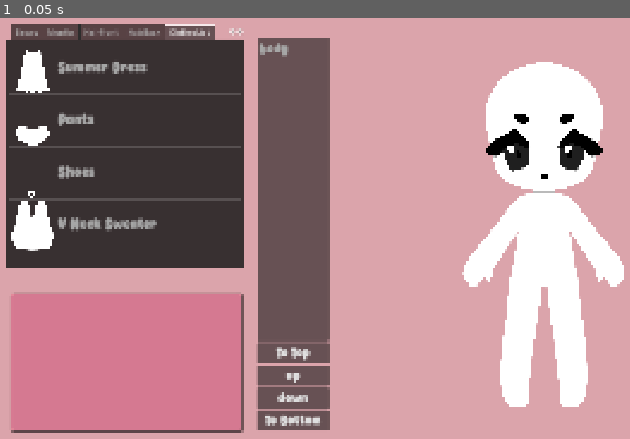
Above: before the commit, frame 1.
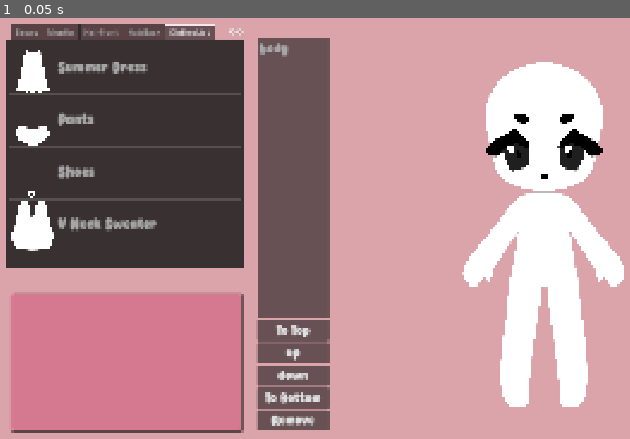
Above: after the commit, the same moment.

Repository: DayaanS/dress-up
Game: Godot game, scene res://scenes/customization.tscn
Two runs of this game, one before a commit and one after it. Both use one fixed random seed, a clock stepped at 60 frames per second and the inputs below.
Inputs:
- Up to frame 1 (0.05 s): no input

The runs differ from the first frame. In frame 1, 0.6% of the frame differs, in the area x 40-53%, y 71-97%.

Commit message:
feat: add button for removing selected layer

Diff:
--- a/scenes/customization.tscn
+++ b/scenes/customization.tscn
@@ -97,13 +97,14 @@
 offset_right = -1191.0
 offset_bottom = -52.0
 
-[node name="Layers" parent="UI" unique_id=136292836 node_paths=PackedStringArray("items_parent_node", "item_color_selection") instance=ExtResource("5_pb2oy")]
+[node name="Layers" parent="UI" unique_id=136292836 node_paths=PackedStringArray("items_parent_node", "item_color_selection", "item_selection") instance=ExtResource("5_pb2oy")]
 offset_left = 768.0
 offset_top = 86.0
 offset_right = -979.0
 offset_bottom = -50.0
 items_parent_node = NodePath("../../Outfit")
 item_color_selection = NodePath("../ItemColorSelection")
+item_selection = NodePath("../ItemSelection")
 
 [node name="Outfit" type="Node2D" parent="." unique_id=834148082]
 position = Vector2(1457, 572)
--- a/scenes/layers_ordering.tscn
+++ b/scenes/layers_ordering.tscn
@@ -44,6 +44,10 @@
 layout_mode = 2
 text = "To Bottom"
 
+[node name="Remove" type="Button" parent="VBoxContainer" unique_id=1765267558]
+layout_mode = 2
+text = "Remove"
+
 [node name="LayersParent" type="Node2D" parent="." unique_id=2105855168]
 
 [node name="Character" type="Node2D" parent="LayersParent" unique_id=1296781245]
@@ -71,3 +75,4 @@
 [connection signal="pressed" from="VBoxContainer/Up" to="." method="_on_up_pressed"]
 [connection signal="pressed" from="VBoxContainer/Down" to="." method="_on_down_pressed"]
 [connection signal="pressed" from="VBoxContainer/ToBottom" to="." method="_on_to_bottom_pressed"]
+[connection signal="pressed" from="VBoxContainer/Remove" to="." method="_on_remove_pressed"]
--- a/scripts/layers_ordering.gd
+++ b/scripts/layers_ordering.gd
@@ -4,6 +4,7 @@
 @onready var item_list: ItemList = $VBoxContainer/ItemList
 @export var items_parent_node: Node2D
 @export var item_color_selection: Control
+@export var item_selection: Control
 
 var all_layers:Array[Node]
 var current_layer_count: int = 0
@@ -74,3 +75,14 @@
 		if item_id == item.item_id:
 			Global.selected_item = item
 			item_color_selection.add_item_colors(item)
+
+
+
+func _on_remove_pressed() -> void:
+	if Global.selected_item:
+		var selected_item_array = Global.get_array_of_item(Global.selected_item)
+		var index = selected_item_array.find(Global.selected_item)
+
+		item_selection.add_item_to_body(selected_item_array, index, false)
+	else:
+		pass
